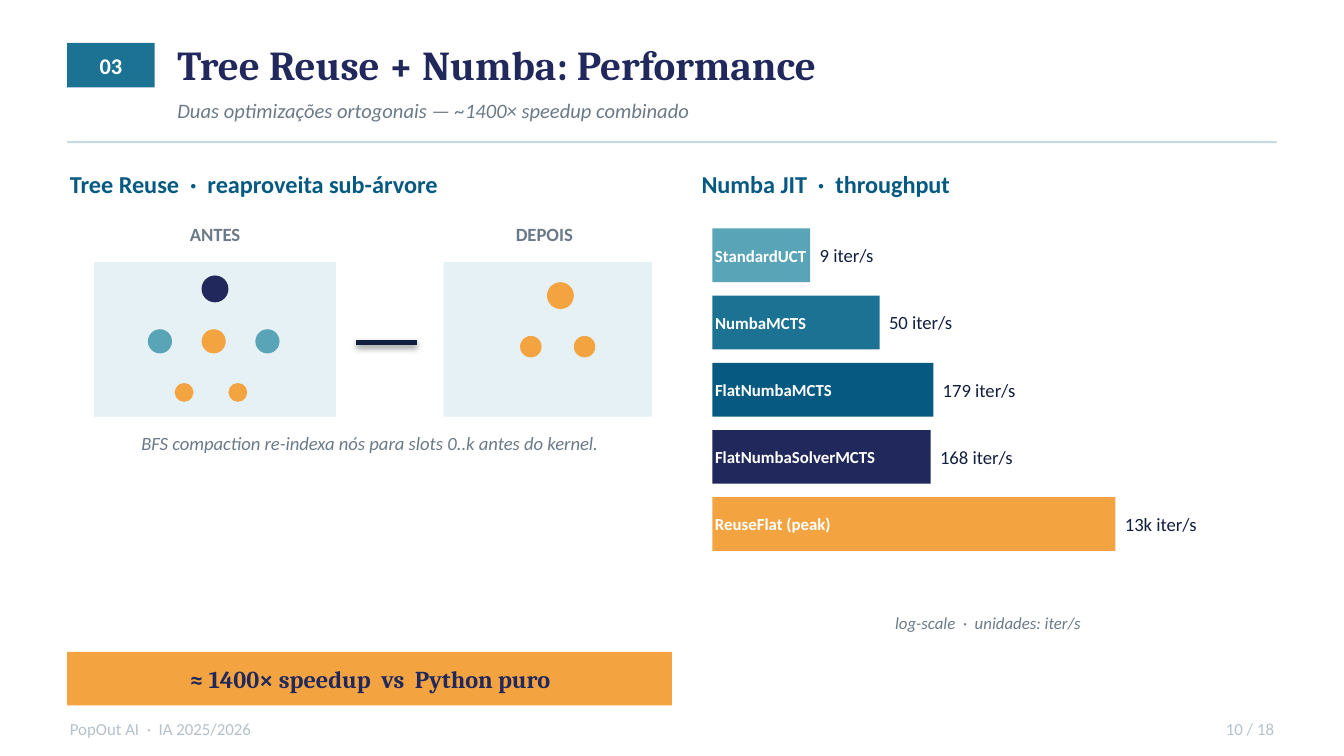
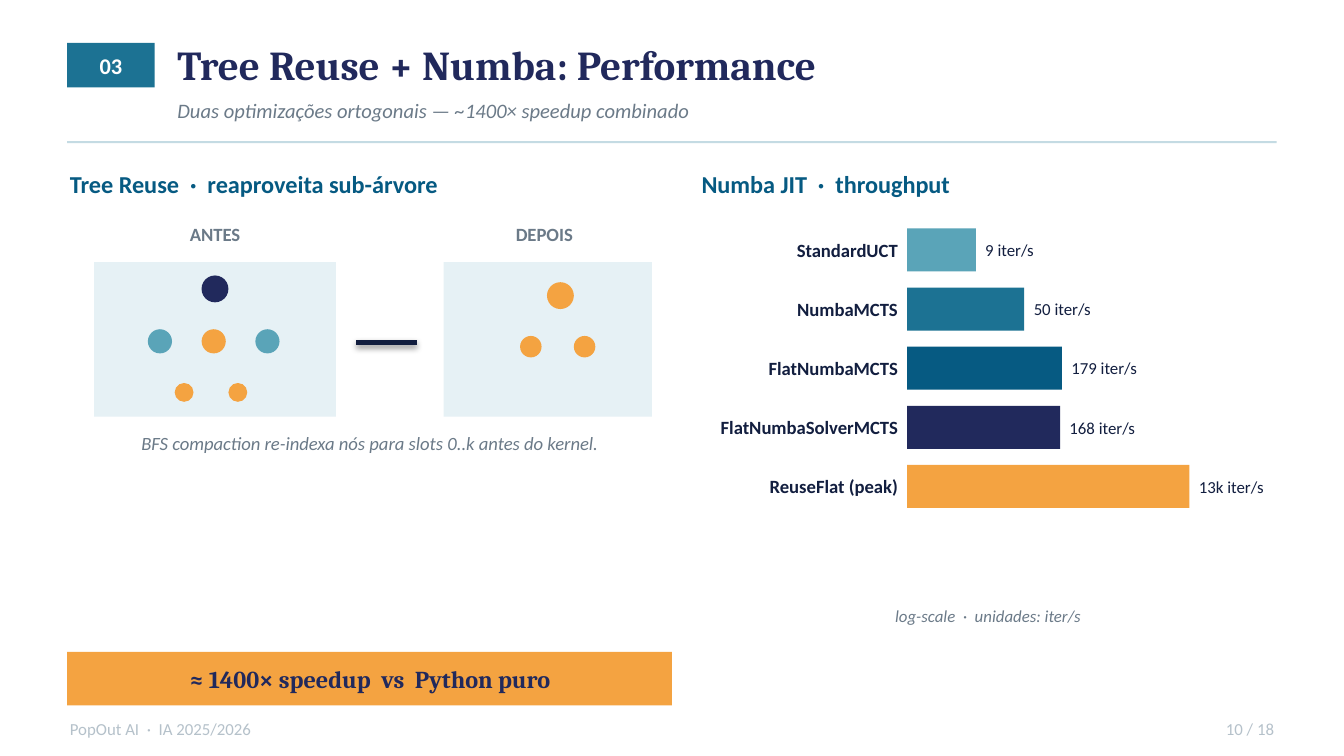
Before and after one commit to Difl4/popout-ai, a slide deck: slide 10 of docs/presentation.pptx. Drawn at 1344x756 pixels with LibreOffice and Linux fonts; fonts in the diff are those of the drawing. Boxes give left, top, right and bottom in pixels: in the first picture for what was removed or moved away, otherwise in the second. Text is boxed around its words. In the diff, an @@ line names an element or a change of style, - is before the commit and + after.

```diff
--- a/docs/presentation.pptx
+++ b/docs/presentation.pptx
@@ text "StandardUCT": place and size @@
-text "StandardUCT" at box(715, 250, 806, 262)
+text "StandardUCT" at box(797, 244, 898, 257)
@@ rectangle: place and size @@
-rectangle at box(712, 228, 810, 282)
+rectangle at box(907, 228, 976, 271)
@@ text "9 iter/s": place and size @@
-text "9 iter/s" at box(820, 249, 873, 263)
+text "9 iter/s" at box(985, 244, 1034, 257)
@@ text "NumbaMCTS": place and size @@
-text "NumbaMCTS" at box(715, 317, 806, 329)
+text "NumbaMCTS" at box(797, 303, 898, 316)
@@ rectangle: place and size @@
-rectangle at box(712, 296, 880, 349)
+rectangle at box(907, 288, 1024, 331)
@@ text "50 iter/s": place and size @@
-text "50 iter/s" at box(889, 316, 952, 330)
+text "50 iter/s" at box(1034, 303, 1091, 316)
@@ text "FlatNumbaMCTS": place and size @@
-text "FlatNumbaMCTS" at box(715, 384, 832, 396)
+text "FlatNumbaMCTS" at box(769, 362, 898, 375)
@@ rectangle: place and size @@
-rectangle at box(712, 363, 933, 417)
+rectangle at box(907, 347, 1062, 390)
@@ text "179 iter/s": place and size @@
-text "179 iter/s" at box(943, 384, 1015, 398)
+text "179 iter/s" at box(1071, 362, 1137, 375)
@@ text "FlatNumbaSolverMCTS": place and size @@
-text "FlatNumbaSolverMCTS" at box(715, 451, 875, 463)
+text "FlatNumbaSolverMCTS" at box(721, 421, 898, 434)
@@ rectangle: place and size @@
-rectangle at box(712, 430, 930, 484)
+rectangle at box(907, 406, 1060, 449)
@@ size 10 to 9 pt in 5 elements at box(1199, 481, 1263, 494), box(1071, 362, 1137, 375), box(1034, 303, 1091, 316), box(985, 244, 1034, 257), box(1069, 422, 1135, 435) @@
@@ text "168 iter/s": place and size @@
-text "168 iter/s" at box(940, 451, 1013, 465)
+text "168 iter/s" at box(1069, 422, 1135, 435)
@@ size 9 to 10 pt, text colour #FFFFFF to #121E3F; alignment left to right in 5 elements at box(797, 303, 898, 316), box(769, 362, 898, 375), box(721, 421, 898, 434), box(797, 244, 898, 257), box(770, 479, 898, 496) @@
@@ text "ReuseFlat (peak)": place and size @@
-text "ReuseFlat (peak)" at box(715, 517, 830, 533)
+text "ReuseFlat (peak)" at box(770, 479, 898, 496)
@@ rectangle: place and size @@
-rectangle at box(712, 497, 1116, 551)
+rectangle at box(907, 465, 1189, 508)
@@ text "13k iter/s": place and size @@
-text "13k iter/s" at box(1125, 518, 1196, 532)
+text "13k iter/s" at box(1199, 481, 1263, 494)
@@ text "log-scale · unidades: iter/s": place and size @@
-text "log-scale · unidades: iter/s" at box(895, 617, 1081, 632)
+text "log-scale · unidades: iter/s" at box(895, 610, 1081, 625)
```
Also in this commit, not shown: 3 other slides changed, 1 other file.
